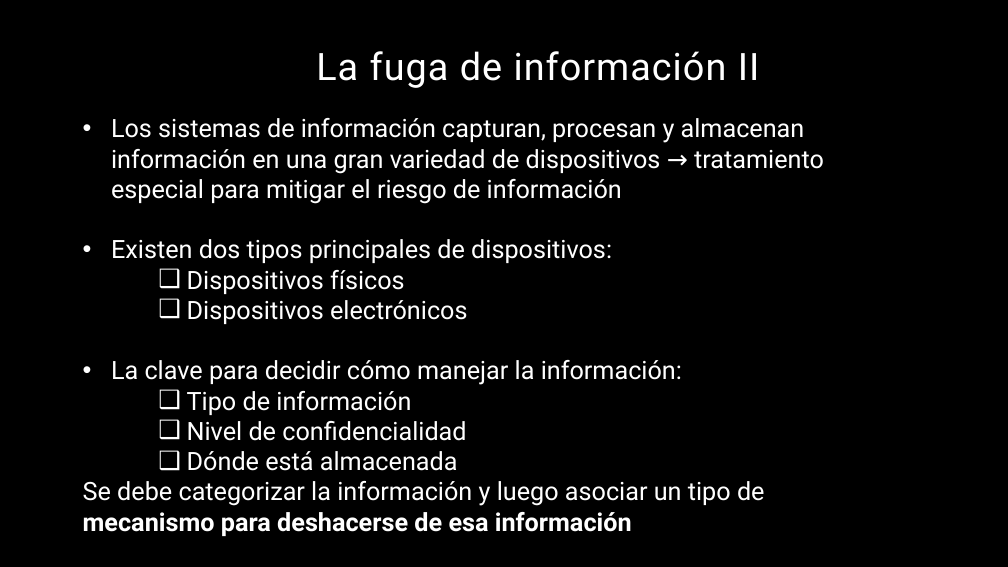
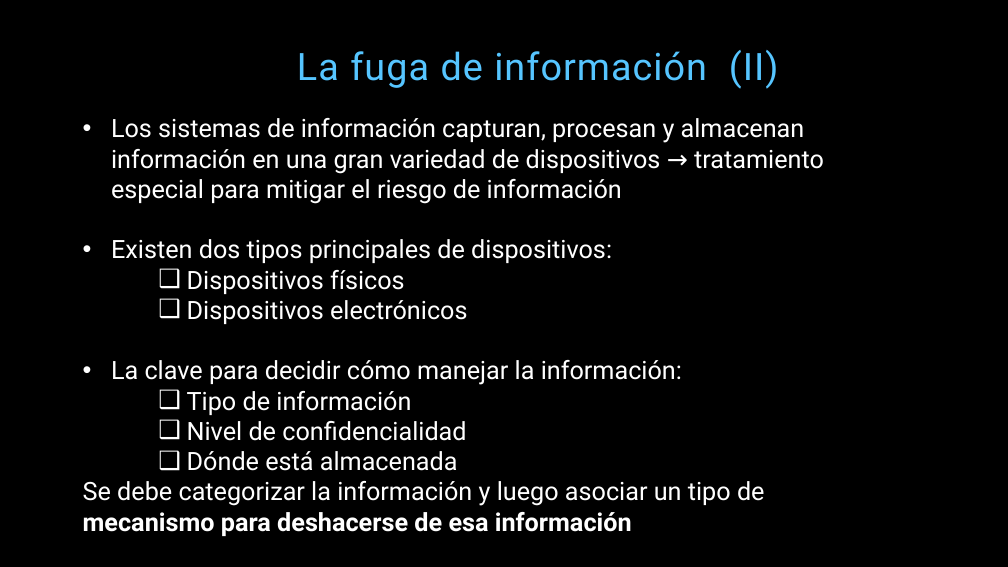
Before and after one commit to miparnisari/implantaciondesistemas, a slide deck: slide 6 of Presentacion/Fuga de Información.pptx. Drawn at 1008x567 pixels with LibreOffice and Linux fonts; fonts in the diff are those of the drawing; background and template pictures are left out. Boxes give left, top, right and bottom in pixels: in the first picture for what was removed or moved away, otherwise in the second. Text is boxed around its words. In the diff, an @@ line names an element or a change of style, - is before the commit and + after.

```diff
--- a/Presentacion/Fuga de Información.pptx
+++ b/Presentacion/Fuga de Información.pptx
@@ title at bbox=[297, 50, 779, 89]: text changed; text colour #FFFFFF to #56C5FF @@
-La fuga de información II
+La fuga de información (II)
```
Also in this commit, not shown: 15 other slides changed, 2 slides added, 1 slide removed.
